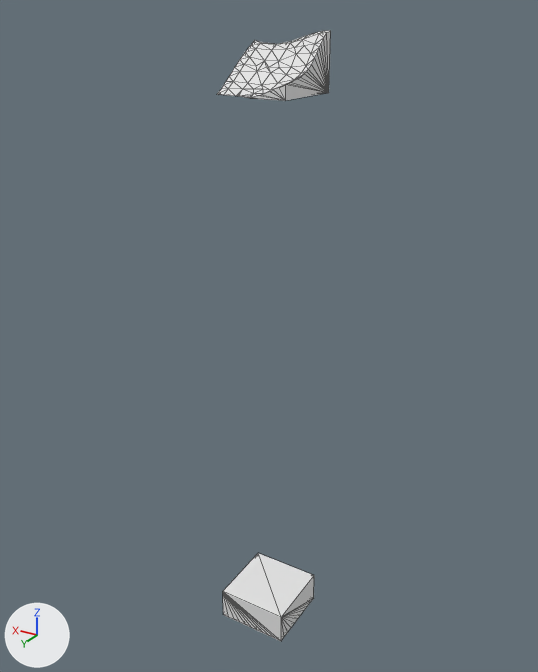
Renders of the glTF model assets/terrain/surface_pieces/surf_4_4.glb from each side of a commit.
The view is the same before and after, from a camera (50 mm lens) standing at (-110.2, 125.3, -10.9) and looking at (-87.1, 86.8, -30.2). Lighting does not change. The marker at lower left points along +X, +Y and +Z. The picture after the commit comes second. Mesh edges are drawn as thin lines. Where no turn or scale is listed for an object, it has been applied to the vertices.

The first picture shows 'layer_0', 'layer_8'.
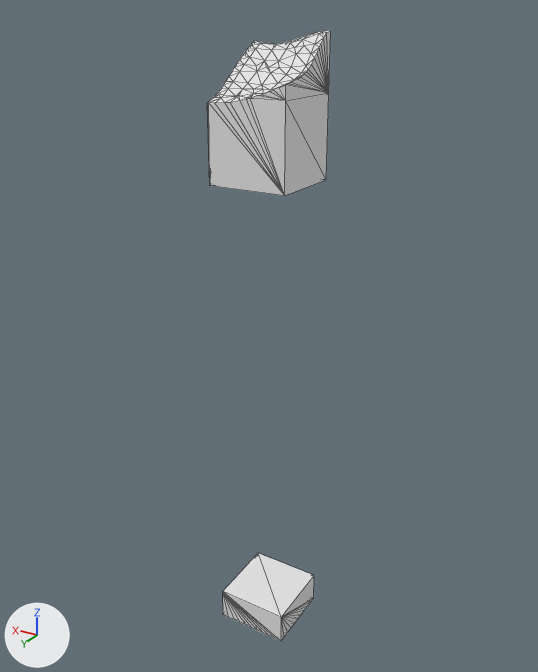
Pixel boxes (x1, y1, x2, y2) of what changed, in the pictures (538 x 672 px):
'layer_1', added
    after: (207, 93, 329, 196)

The change, as a list of edits to the scene's bpy script:
```text
Add me_layer_1:
    me_layer_1.from_pydata(...)  # 27 vertices, 50 faces; spans x -90.0..-85.0, y 85.0..90.0, z -20.0..-15.0
Add ob_layer_1:
    ob_layer_1 = bpy.data.objects.new('layer_1', me_layer_1)
    ob_layer_1.location = (0.0, 0.0, 0.0)
```
